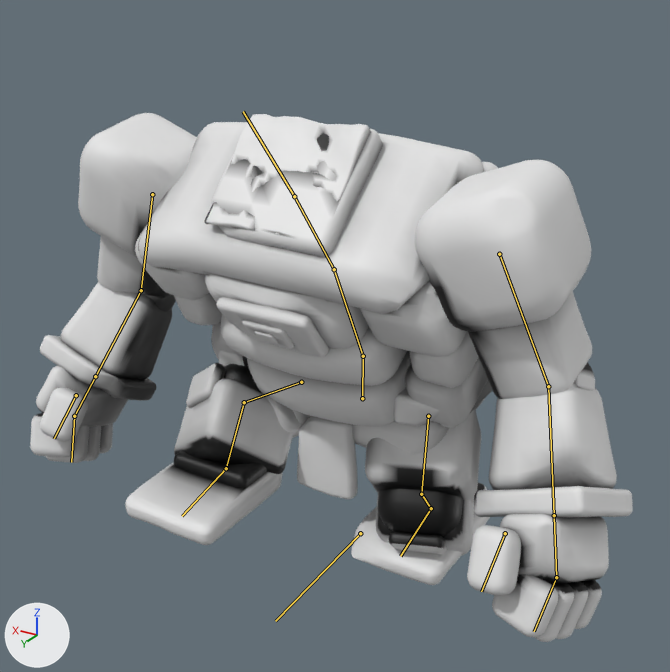
Two versions of the glTF model assets/models/headless_body.glb, one commit apart.
Camera for both pictures: a 50 mm lens placed at (-6.21, 11.18, 9.02), pointed at (0.05, 0.75, 3.8). The axes (+X, +Y, +Z) are drawn at lower left. The lights are the same throughout. The first picture is the older version. Both versions are drawn at frame 12 of the action 'mantle'; the numbers are the values there. The bones that bend it are drawn over the model as lines.

In view in the first picture: 'Body'.
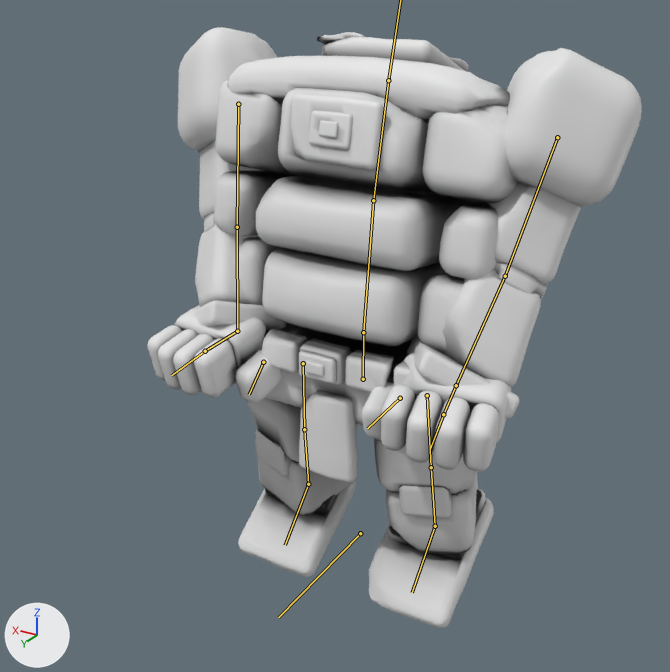
Boxes [x1, y1, x2, y2] around the edits, measured in the pictures (670 x 672 px):
'Body', posed (18% narrower, 14% taller)
    before: [30, 113, 633, 642]
    after: [148, 27, 642, 628]
bone 'root', root to tip
    before: (360, 533) to (275, 621)
    after: (360, 533) to (278, 617)
bone 'hips', root to tip
    before: (362, 398) to (363, 356)
    after: (363, 379) to (363, 332)
bone 'spine', root to tip
    before: (363, 356) to (334, 269)
    after: (363, 332) to (373, 200)
bone 'chest', root to tip
    before: (334, 269) to (294, 196)
    after: (373, 200) to (388, 80)
bone 'upper_arm.L', root to tip
    before: (499, 254) to (548, 386)
    after: (557, 137) to (505, 276)
bone 'forearm.L', root to tip
    before: (548, 386) to (554, 515)
    after: (505, 276) to (456, 385)
bone 'hand.L', root to tip
    before: (554, 515) to (556, 577)
    after: (456, 385) to (443, 414)
bone 'fingers.L', root to tip
    before: (556, 577) to (534, 631)
    after: (443, 414) to (430, 449)
bone 'upper_arm.R', root to tip
    before: (152, 194) to (141, 290)
    after: (238, 104) to (237, 227)
bone 'forearm.R', root to tip
    before: (141, 290) to (95, 376)
    after: (237, 227) to (237, 331)
bone 'hand.R', root to tip
    before: (95, 376) to (74, 416)
    after: (237, 331) to (205, 351)
bone 'fingers.R', root to tip
    before: (74, 416) to (71, 462)
    after: (205, 351) to (171, 375)
bone 'thigh.L', root to tip
    before: (428, 416) to (421, 494)
    after: (427, 395) to (431, 467)
bone 'shin.L', root to tip
    before: (421, 494) to (431, 508)
    after: (431, 467) to (435, 526)
bone 'foot.L', root to tip
    before: (431, 508) to (400, 556)
    after: (435, 526) to (412, 592)
bone 'thigh.R', root to tip
    before: (301, 382) to (244, 402)
    after: (303, 363) to (304, 429)
bone 'shin.R', root to tip
    before: (244, 402) to (226, 468)
    after: (304, 429) to (308, 484)
bone 'foot.R', root to tip
    before: (226, 468) to (182, 516)
    after: (308, 484) to (285, 545)

What changed in the scene script:
```text
Change bone_root:
    where bone_root = bpy.data.objects['HeadlessBodyRig'].pose.bones['root']
    bone_root.scale: (0.98, 0.98, 1.03) -> (0.95, 0.95, 1.1)
Change bone_hips:
    where bone_hips = bpy.data.objects['HeadlessBodyRig'].pose.bones['hips']  # child of 'root'
    bone_hips.location: (0.0, -0.11, 0.0) -> (0.0, 0.04, 0.0)
Change bone_spine:
    where bone_spine = bpy.data.objects['HeadlessBodyRig'].pose.bones['spine']  # child of 'hips'
    bone_spine.rotation_quaternion: (0.969, -0.248, 0.0, 0.0) -> (0.997, 0.072, 0.0, 0.0)  # degrees (-29, 0, 0) -> degrees (8, 0, 0)
Change bone_chest:
    where bone_chest = bpy.data.objects['HeadlessBodyRig'].pose.bones['chest']  # child of 'spine'
    bone_chest.rotation_quaternion: (0.996, -0.086, 0.0, 0.0) -> (0.998, 0.058, 0.0, 0.0)  # degrees (-10, 0, 0) -> degrees (7, 0, 0)
Change bone_neck:
    where bone_neck = bpy.data.objects['HeadlessBodyRig'].pose.bones['neck']  # child of 'chest'
    bone_neck.rotation_quaternion: (1.0, -0.025, 0.0, 0.0) -> (0.999, 0.034, 0.0, 0.0)  # degrees (-3, 0, 0) -> degrees (4, 0, 0)
Change bone_upper_arm_l:
    where bone_upper_arm_l = bpy.data.objects['HeadlessBodyRig'].pose.bones['upper_arm.L']  # child of 'chest'
    bone_upper_arm_l.rotation_quaternion: (-0.952, -0.241, 0.046, -0.182) -> (0.87, 0.105, 0.478, -0.058)  # degrees (27, -10, 19) -> degrees (14, 58, 0)
Change bone_forearm_l:
    where bone_forearm_l = bpy.data.objects['HeadlessBodyRig'].pose.bones['forearm.L']  # child of 'upper_arm.L'
    bone_forearm_l.rotation_quaternion: (0.946, 0.325, 0.0, 0.0) -> (0.999, 0.032, 0.0, 0.0)  # degrees (38, 0, 0) -> degrees (4, 0, 0)
Change bone_hand_l:
    where bone_hand_l = bpy.data.objects['HeadlessBodyRig'].pose.bones['hand.L']  # child of 'forearm.L'
    bone_hand_l.rotation_quaternion: (1.0, 0.0, 0.0, 0.0) -> (0.827, -0.021, 0.226, 0.514)  # degrees (0, 0, 0) -> degrees (12, 23, 66)
Change bone_fingers_l:
    where bone_fingers_l = bpy.data.objects['HeadlessBodyRig'].pose.bones['fingers.L']  # child of 'hand.L'
    bone_fingers_l.rotation_quaternion: (0.97, 0.0, 0.0, -0.242) -> (0.999, 0.0, 0.0, -0.035)  # degrees (0, 0, -28) -> degrees (0, 0, -4)
Change bone_upper_arm_r:
    where bone_upper_arm_r = bpy.data.objects['HeadlessBodyRig'].pose.bones['upper_arm.R']  # child of 'chest'
    bone_upper_arm_r.rotation_quaternion: (-0.952, -0.243, -0.047, 0.183) -> (0.87, 0.105, -0.478, 0.058)  # degrees (27, 10, -19) -> degrees (14, -58, 0)
Change bone_forearm_r:
    where bone_forearm_r = bpy.data.objects['HeadlessBodyRig'].pose.bones['forearm.R']  # child of 'upper_arm.R'
    bone_forearm_r.rotation_quaternion: (0.944, 0.329, 0.0, 0.0) -> (0.999, 0.032, 0.0, 0.0)  # degrees (38, 0, 0) -> degrees (4, 0, 0)
Change bone_hand_r:
    where bone_hand_r = bpy.data.objects['HeadlessBodyRig'].pose.bones['hand.R']  # child of 'forearm.R'
    bone_hand_r.rotation_quaternion: (1.0, 0.0, 0.0, 0.0) -> (0.827, -0.021, -0.226, -0.514)  # degrees (0, 0, 0) -> degrees (12, -23, -66)
Change bone_fingers_r:
    where bone_fingers_r = bpy.data.objects['HeadlessBodyRig'].pose.bones['fingers.R']  # child of 'hand.R'
    bone_fingers_r.rotation_quaternion: (0.97, 0.0, 0.0, 0.242) -> (0.999, 0.0, 0.0, 0.035)  # degrees (0, 0, 28) -> degrees (0, 0, 4)
Change bone_thigh_l:
    where bone_thigh_l = bpy.data.objects['HeadlessBodyRig'].pose.bones['thigh.L']  # child of 'hips'
    bone_thigh_l.rotation_quaternion: (-0.915, -0.374, 0.12, -0.09) -> (0.987, -0.047, -0.147, 0.038)  # degrees (44, -17, 4) -> degrees (-6, -17, 5)
Change bone_shin_l:
    where bone_shin_l = bpy.data.objects['HeadlessBodyRig'].pose.bones['shin.L']  # child of 'thigh.L'
    bone_shin_l.rotation_quaternion: (0.691, -0.722, 0.0, 0.0) -> (0.999, -0.032, 0.0, 0.0)  # degrees (-93, 0, 0) -> degrees (-4, 0, 0)
Change bone_foot_l:
    where bone_foot_l = bpy.data.objects['HeadlessBodyRig'].pose.bones['foot.L']  # child of 'shin.L'
    bone_foot_l.rotation_quaternion: (0.905, 0.399, 0.055, -0.139) -> (0.972, -0.18, 0.037, -0.147)  # degrees (46, 12, -12) -> degrees (-21, 1, -17)
Change bone_thigh_r:
    where bone_thigh_r = bpy.data.objects['HeadlessBodyRig'].pose.bones['thigh.R']  # child of 'hips'
    bone_thigh_r.rotation_quaternion: (-0.631, -0.706, -0.305, -0.104) -> (0.987, -0.047, 0.147, -0.038)  # degrees (101, 14, 35) -> degrees (-6, 17, -5)
Change bone_shin_r:
    where bone_shin_r = bpy.data.objects['HeadlessBodyRig'].pose.bones['shin.R']  # child of 'thigh.R'
    bone_shin_r.rotation_quaternion: (0.907, -0.42, 0.0, 0.0) -> (0.999, -0.032, 0.0, 0.0)  # degrees (-50, 0, 0) -> degrees (-4, 0, 0)
Change bone_foot_r:
    where bone_foot_r = bpy.data.objects['HeadlessBodyRig'].pose.bones['foot.R']  # child of 'shin.R'
    bone_foot_r.rotation_quaternion: (0.869, -0.376, -0.266, 0.182) -> (0.972, -0.18, -0.037, 0.147)  # degrees (-52, -19, 33) -> degrees (-21, -1, 17)
```
